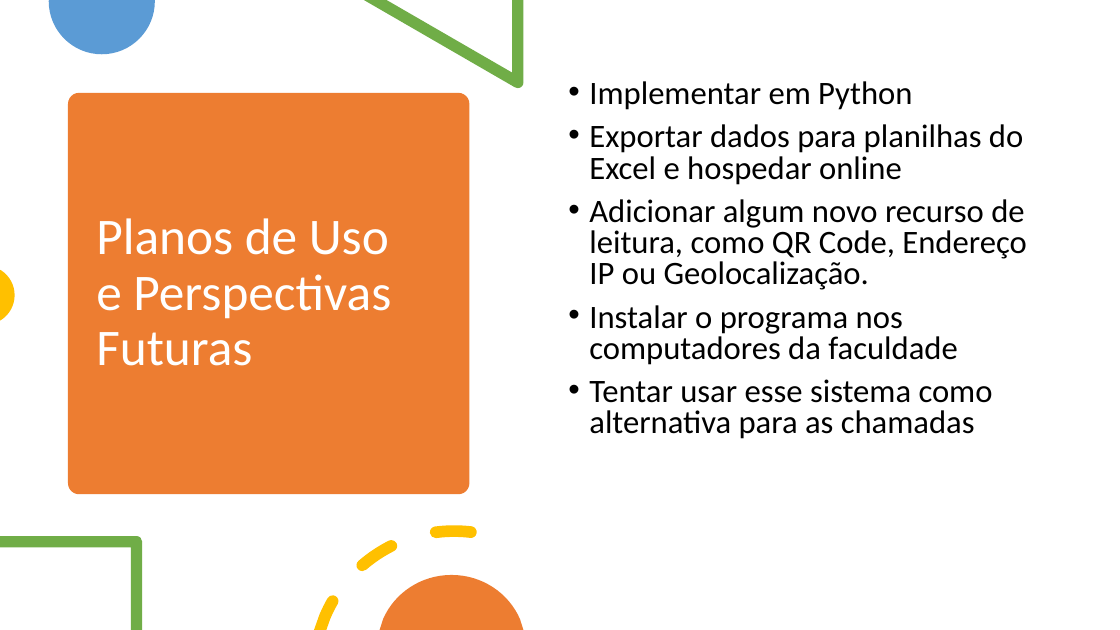
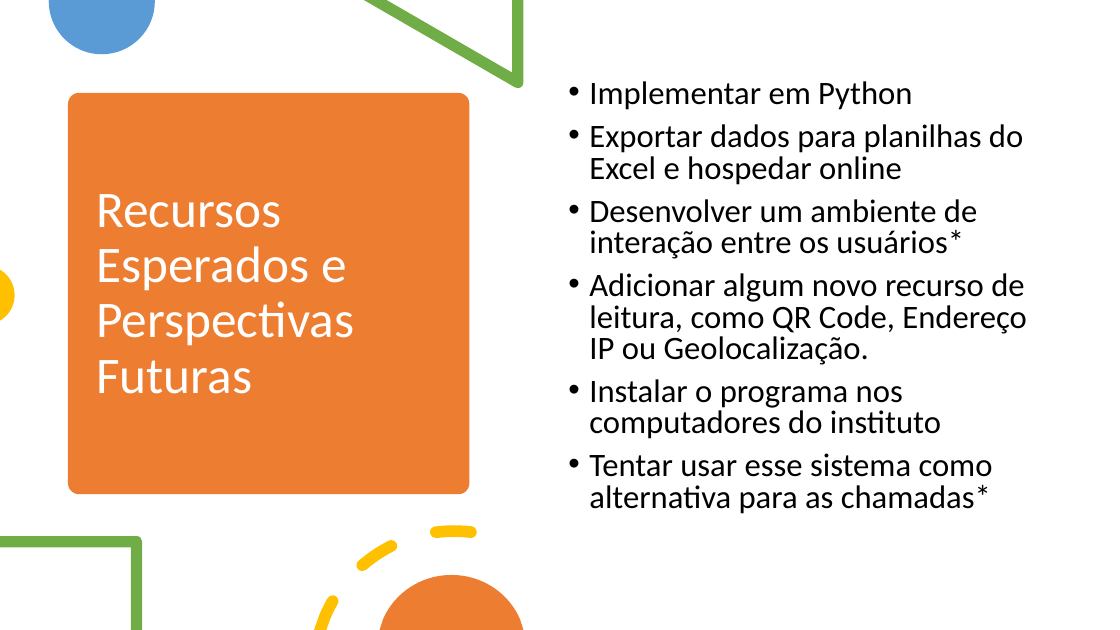
Before and after one commit to fbarreto05/Ponteiro, a slide deck: slide 6 of apresentacao_pontoapp.pptx (slide 5 before the commit). Drawn at 1120x630 pixels with LibreOffice and Linux fonts; fonts in the diff are those of the drawing. Boxes give left, top, right and bottom in pixels: in the first picture for what was removed or moved away, otherwise in the second. Text is boxed around its words. In the diff, an @@ line names an element or a change of style, - is before the commit and + after.

```diff
--- a/apresentacao_pontoapp.pptx
+++ b/apresentacao_pontoapp.pptx
@@ title at (x1=96, y1=194, x2=354, y2=394): text changed @@
-Planos de Uso
-e Perspectivas Futuras
+Recursos Esperados e Perspectivas Futuras
@@ text at (x1=589, y1=199, x2=977, y2=259): paragraph added @@
+• Desenvolver um ambiente de interação entre os usuários*
@@ text at (x1=589, y1=379, x2=993, y2=514): text changed @@
-• Instalar o programa nos computadores da faculdade
-• Tentar usar esse sistema como alternativa para as chamadas
+• Instalar o programa nos computadores do instituto
+• Tentar usar esse sistema como alternativa para as chamadas*
```
Also in this commit, not shown: 2 other slides changed, 2 slides added, 1 slide removed.
